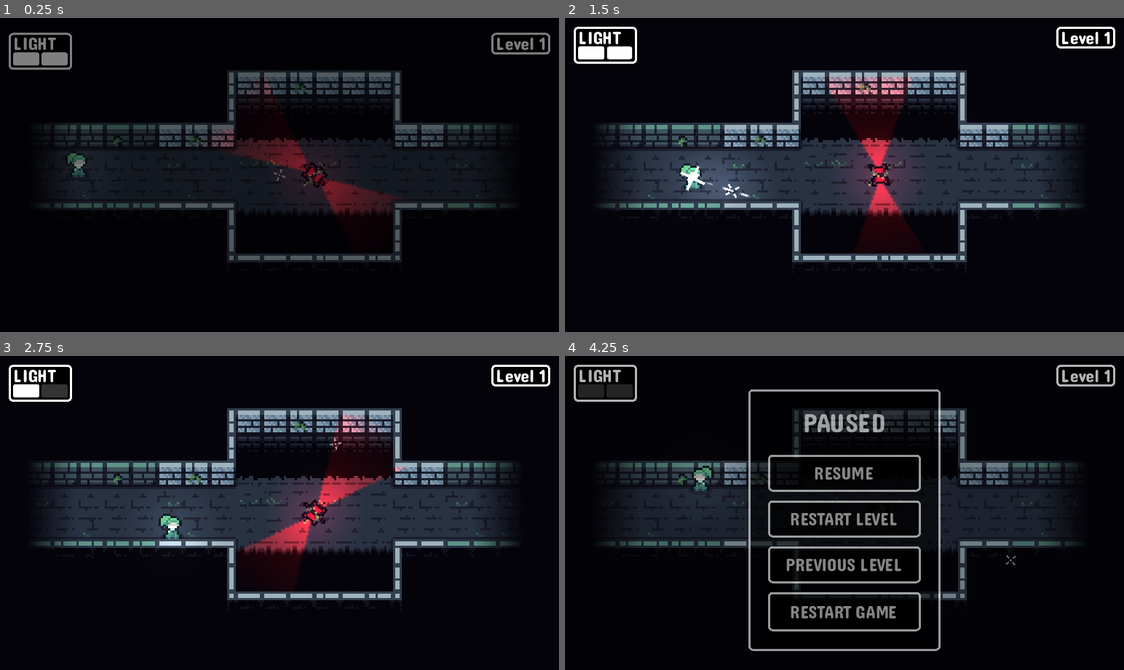
Above: before the commit, frames 1-4 (two rows, left to right).
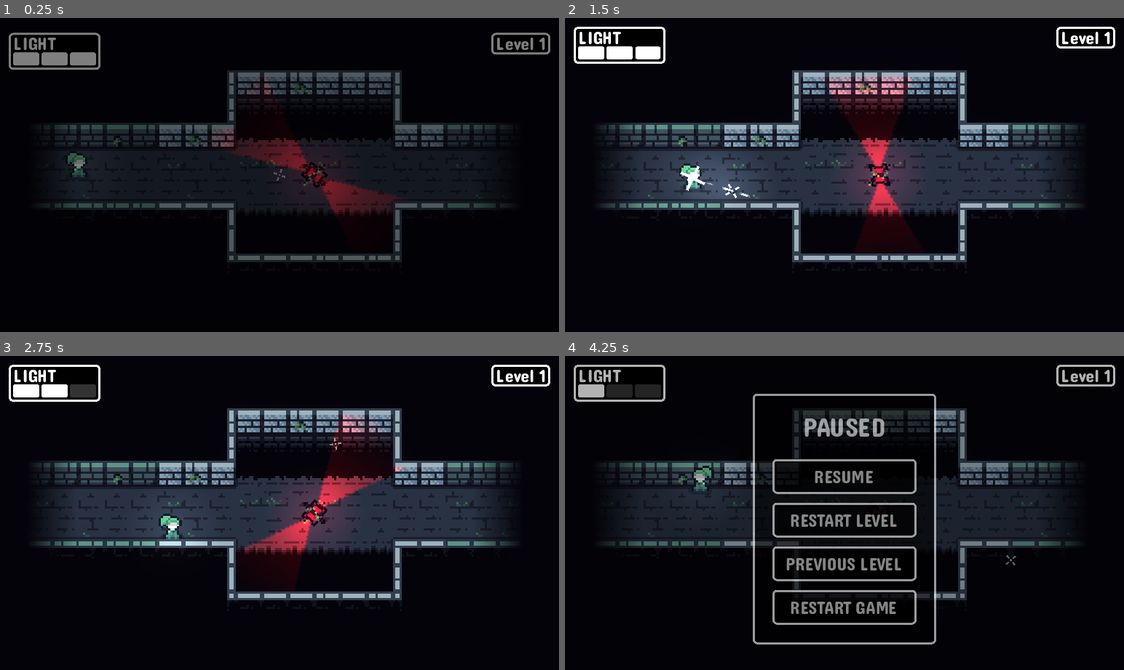
Above: after the commit, the same moments.

Repository: PixelPorridge/Lightcaster
Game: Godot game, scene res://Levels/Level1.tscn
Two runs of this game, one before a commit and one after it. Both use one fixed random seed, a clock stepped at 60 frames per second and the inputs below.
Inputs (mouse positions are in pixels of both pictures, inside the frame that each line leads up to):
- Up to frame 1 (0.25 s): no input
- Up to frame 2 (1.5 s): move the mouse to (967, 159) at 0.52 s; hold D (right) 0.53-1.28 s; right-click (967, 159) at 0.6 s; move the mouse to (732, 190) at 1.27 s; hold S (down) from 1.28 s (still down); click (732, 190) at 1.35 s
- Up to frame 3 (2.75 s): move the mouse to (335, 443) at 2.02 s; release S (down) at 2.03 s; hold D (right) from 2.03 s (still down); right-click (335, 443) at 2.1 s
- Up to frame 4 (4.25 s): move the mouse to (816, 575) at 2.77 s; release D (right) at 2.78 s; hold W (up) 2.78-3.53 s; click (816, 575) at 2.85 s; move the mouse to (1012, 560) at 3.52 s; hold A (left) from 3.53 s (still down); right-click (1012, 560) at 3.6 s; tap Escape (pause_game) at 4.15 s

The runs differ from the first frame. In frame 1, 0.4% of the frame differs, in the area x 12-18%, y 4-17%; in frame 2, 0.4%; in frame 3, 0.5%; in frame 4, 7.5%, in the area x 2-68%, y 2-94%.

Commit message:
Bug fixes

Diff:
--- a/Levels/Level.tscn
+++ b/Levels/Level.tscn
@@ -54,6 +54,7 @@
 metadata/_edit_lock_ = true
 
 [node name="Camera2D" type="Camera2D" parent="."]
+process_mode = 3
 position = Vector2(128, 72)
 process_callback = 0
 
--- a/Levels/Level1.tscn
+++ b/Levels/Level1.tscn
@@ -5,7 +5,6 @@
 
 [node name="Level1" instance=ExtResource("1_hx3i5")]
 level_title = "Level 1"
-light_shots = 2
 
 [node name="LevelEnd" parent="." index="4"]
 position = Vector2(228, 72)
--- a/Levels/PauseMenu/PauseMenu.tscn
+++ b/Levels/PauseMenu/PauseMenu.tscn
@@ -38,7 +38,7 @@
 process_mode = 3
 script = ExtResource("1_6s5d7")
 black = NodePath("Control/Black")
-menu = NodePath("Control/Menu")
+menu = NodePath("Control/CenterContainer")
 
 [node name="Control" type="Control" parent="."]
 layout_mode = 3
@@ -57,46 +57,44 @@
 grow_vertical = 2
 color = Color(0, 0, 0, 1)
 
-[node name="Menu" type="MarginContainer" parent="Control"]
+[node name="CenterContainer" type="CenterContainer" parent="Control"]
 layout_mode = 1
 anchors_preset = 15
 anchor_right = 1.0
 anchor_bottom = 1.0
 grow_horizontal = 2
 grow_vertical = 2
-theme_override_constants/margin_left = 84
-theme_override_constants/margin_top = 12
-theme_override_constants/margin_right = 84
-theme_override_constants/margin_bottom = 12
 
-[node name="PanelContainer" type="PanelContainer" parent="Control/Menu"]
+[node name="PanelContainer" type="PanelContainer" parent="Control/CenterContainer"]
+custom_minimum_size = Vector2(84, 0)
 layout_mode = 2
 theme_override_styles/panel = SubResource("StyleBoxFlat_clyhe")
 
-[node name="MarginContainer" type="MarginContainer" parent="Control/Menu/PanelContainer"]
+[node name="MarginContainer" type="MarginContainer" parent="Control/CenterContainer/PanelContainer"]
 layout_mode = 2
 theme_override_constants/margin_left = 8
 theme_override_constants/margin_top = 8
 theme_override_constants/margin_right = 8
 theme_override_constants/margin_bottom = 8
 
-[node name="VBoxContainer" type="VBoxContainer" parent="Control/Menu/PanelContainer/MarginContainer"]
+[node name="VBoxContainer" type="VBoxContainer" parent="Control/CenterContainer/PanelContainer/MarginContainer"]
 layout_mode = 2
 theme_override_constants/separation = 8
 
-[node name="Label" type="Label" parent="Control/Menu/PanelContainer/MarginContainer/VBoxContainer"]
+[node name="Label" type="Label" parent="Control/CenterContainer/PanelContainer/MarginContainer/VBoxContainer"]
 layout_mode = 2
+size_flags_vertical = 1
 theme_override_fonts/font = SubResource("FontVariation_l4hac")
 theme_override_font_sizes/font_size = 12
 text = "PAUSED"
 horizontal_alignment = 1
 
-[node name="VBoxContainer" type="VBoxContainer" parent="Control/Menu/PanelContainer/MarginContainer/VBoxContainer"]
+[node name="VBoxContainer" type="VBoxContainer" parent="Control/CenterContainer/PanelContainer/MarginContainer/VBoxContainer"]
 layout_mode = 2
 size_flags_vertical = 3
 theme_override_constants/separation = 4
 
-[node name="Resume" type="Button" parent="Control/Menu/PanelContainer/MarginContainer/VBoxContainer/VBoxContainer"]
+[node name="Resume" type="Button" parent="Control/CenterContainer/PanelContainer/MarginContainer/VBoxContainer/VBoxContainer"]
 custom_minimum_size = Vector2(0, 16)
 layout_mode = 2
 size_flags_vertical = 3
@@ -112,7 +110,7 @@
 theme_override_styles/normal = SubResource("StyleBoxFlat_clyhe")
 text = "RESUME"
 
-[node name="RestartLevel" type="Button" parent="Control/Menu/PanelContainer/MarginContainer/VBoxContainer/VBoxContainer"]
+[node name="RestartLevel" type="Button" parent="Control/CenterContainer/PanelContainer/MarginContainer/VBoxContainer/VBoxContainer"]
 custom_minimum_size = Vector2(0, 16)
 layout_mode = 2
 size_flags_vertical = 3
@@ -128,7 +126,7 @@
 theme_override_styles/normal = SubResource("StyleBoxFlat_clyhe")
 text = "RESTART LEVEL"
 
-[node name="PreviousLevel" type="Button" parent="Control/Menu/PanelContainer/MarginContainer/VBoxContainer/VBoxContainer"]
+[node name="PreviousLevel" type="Button" parent="Control/CenterContainer/PanelContainer/MarginContainer/VBoxContainer/VBoxContainer"]
 custom_minimum_size = Vector2(0, 16)
 layout_mode = 2
 size_flags_vertical = 3
@@ -144,7 +142,7 @@
 theme_override_styles/normal = SubResource("StyleBoxFlat_clyhe")
 text = "PREVIOUS LEVEL"
 
-[node name="RestartGame" type="Button" parent="Control/Menu/PanelContainer/MarginContainer/VBoxContainer/VBoxContainer"]
+[node name="RestartGame" type="Button" parent="Control/CenterContainer/PanelContainer/MarginContainer/VBoxContainer/VBoxContainer"]
 custom_minimum_size = Vector2(0, 16)
 layout_mode = 2
 size_flags_vertical = 3
@@ -160,7 +158,7 @@
 theme_override_styles/normal = SubResource("StyleBoxFlat_clyhe")
 text = "RESTART GAME"
 
-[connection signal="pressed" from="Control/Menu/PanelContainer/MarginContainer/VBoxContainer/VBoxContainer/Resume" to="." method="_on_resume_pressed"]
-[connection signal="pressed" from="Control/Menu/PanelContainer/MarginContainer/VBoxContainer/VBoxContainer/RestartLevel" to="." method="_on_restart_level_pressed"]
-[connection signal="pressed" from="Control/Menu/PanelContainer/MarginContainer/VBoxContainer/VBoxContainer/PreviousLevel" to="." method="_on_previous_level_pressed"]
-[connection signal="pressed" from="Control/Menu/PanelContainer/MarginContainer/VBoxContainer/VBoxContainer/RestartGame" to="." method="_on_restart_game_pressed"]
+[connection signal="pressed" from="Control/CenterContainer/PanelContainer/MarginContainer/VBoxContainer/VBoxContainer/Resume" to="." method="_on_resume_pressed"]
+[connection signal="pressed" from="Control/CenterContainer/PanelContainer/MarginContainer/VBoxContainer/VBoxContainer/RestartLevel" to="." method="_on_restart_level_pressed"]
+[connection signal="pressed" from="Control/CenterContainer/PanelContainer/MarginContainer/VBoxContainer/VBoxContainer/PreviousLevel" to="." method="_on_previous_level_pressed"]
+[connection signal="pressed" from="Control/CenterContainer/PanelContainer/MarginContainer/VBoxContainer/VBoxContainer/RestartGame" to="." method="_on_restart_game_pressed"]
